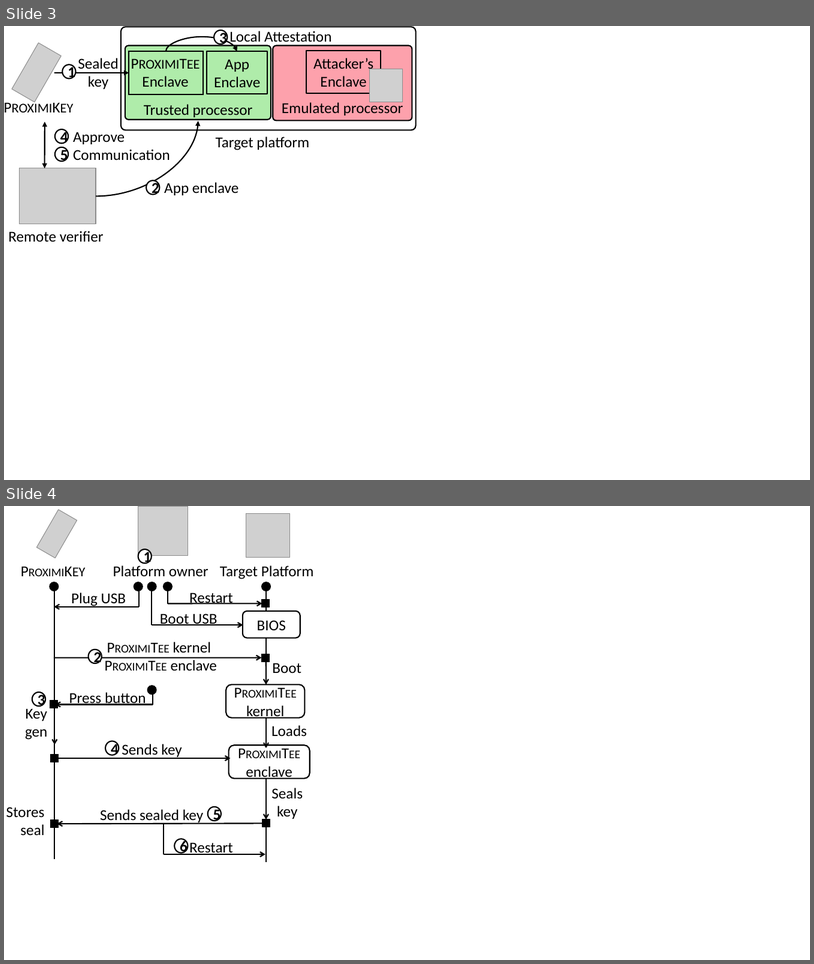
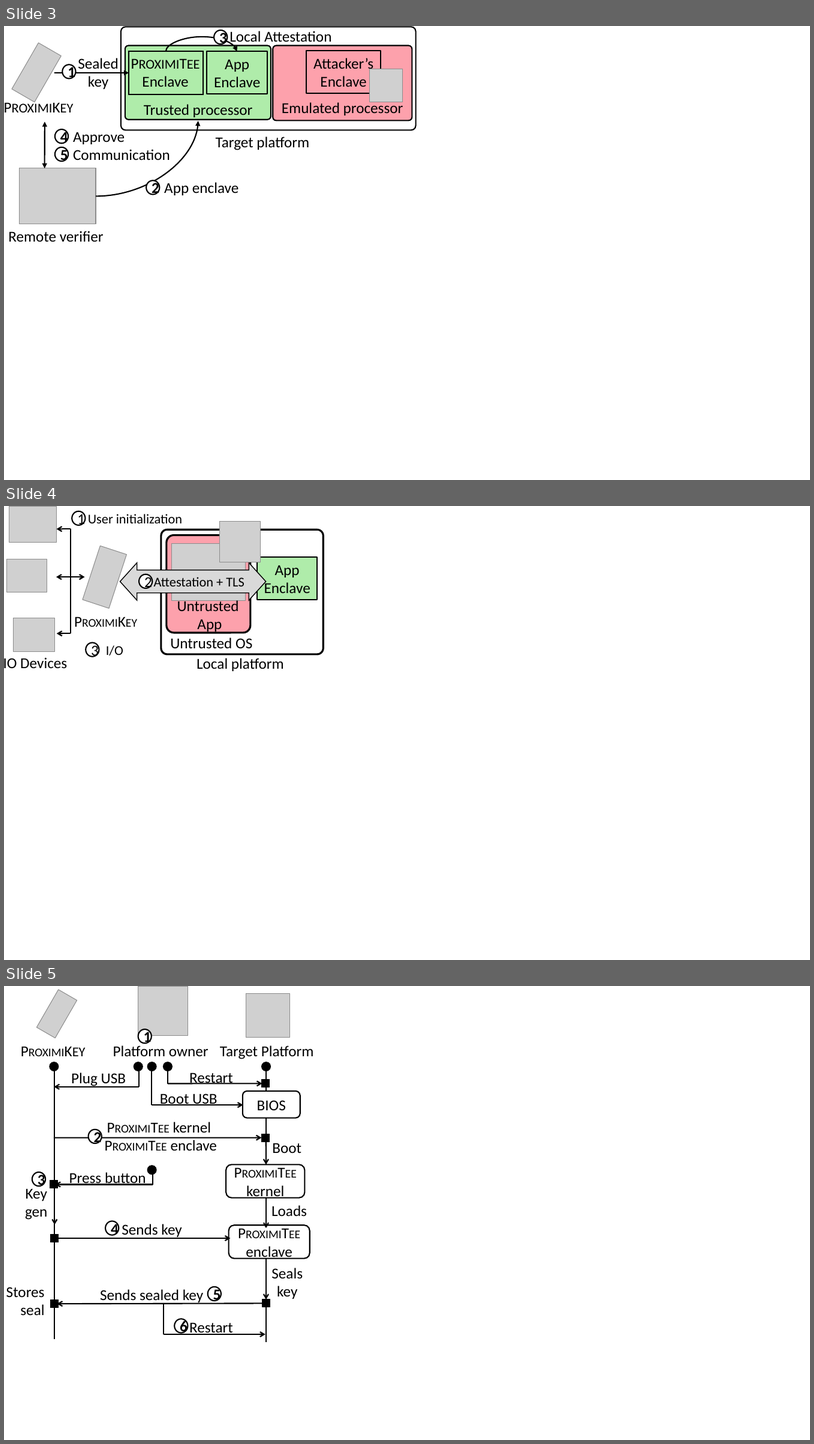
Before and after one commit to aritradhar/PhD-Thesis, a slide deck: chapters/ProximiTEE/images_new/figs.pptx. Shown one above the other, each under a label of ours: slides 3 and 4 before the commit, slides 3, 4 and 5 after it. The pictures are 814x964 and 814x1444 pixels, drawn with LibreOffice and Linux fonts; fonts in the diff are those of the drawing; grey boxes stand for pictures. Boxes give left, top, right and bottom in pixels: in the first picture for what was removed or moved away, otherwise in the second. Text is boxed around its words. In the diff, an @@ line names an element or a change of style, - is before the commit and + after.

Commit message:
Updates in ProximiTEE

```diff
--- a/chapters/ProximiTEE/images_new/figs.pptx
+++ b/chapters/ProximiTEE/images_new/figs.pptx
@@ slide 4 added at box(4, 506, 810, 960), background #FFFFFF @@
@@ picture added at box(9, 507, 57, 542) @@
@@ ellipse added at box(72, 511, 85, 525), fill #FFFFFF, outline #000000 1.5 pt, 18 pt, text #000000 @@
+1
@@ text added at box(88, 514, 182, 523), 16 pt, text #000000 @@
+User initialization
@@ picture added at box(220, 521, 260, 562) @@
@@ rounded rectangle added at box(161, 529, 323, 654), outline #000000 2.25 pt @@
@@ rounded rectangle added at box(167, 535, 251, 633), fill #FDA1AC, outline #000000 2.25 pt @@
@@ picture added at box(6, 559, 47, 592) @@
@@ picture added at box(83, 546, 126, 609) @@
@@ picture added at box(171, 544, 246, 600) @@
@@ rectangle added at box(257, 557, 317, 600), fill #AFECAA, outline #000000 1.5 pt, 18 pt, text #000000 @@
+App Enclave
@@ double arrow added from (56, 577) to (85, 577), #000000 1.5 pt @@
@@ left right arrow added at box(120, 563, 266, 600), fill #D9D9D9, outline #000000 1 pt @@
@@ ellipse added at box(139, 574, 152, 588), fill #FFFFFF, outline #000000 1.5 pt, 18 pt, text #000000 @@
+2
@@ text added at box(154, 577, 245, 586), 16 pt, text #000000 @@
+Attestation + TLS
@@ group added at box(57, 529, 71, 634): 2 arrows, 2 lines @@
@@ text added at box(66, 609, 144, 633), 14 pt, text #000000 @@
+PROXIMIKEY
@@ text added at box(177, 599, 239, 633), 18 pt, text #000000 @@
+Untrusted
+App
@@ picture added at box(14, 618, 55, 651) @@
@@ ellipse added at box(86, 643, 99, 657), fill #FFFFFF, outline #000000 1.5 pt, 18 pt, text #000000 @@
+3
@@ text added at box(106, 645, 123, 655), 16 pt, text #000000 @@
+I/O
@@ text added at box(170, 637, 252, 649), 18 pt, text #000000 @@
+Untrusted OS
@@ text added at box(4, 657, 67, 668), 18 pt, text #000000 @@
+IO Devices
@@ text added at box(197, 658, 284, 671), 18 pt, text #000000 @@
+Local platform
@@ what was slide 4 is now slide 5 @@
```
Also in this commit, not shown: 1 other slide added, 4 other files.
